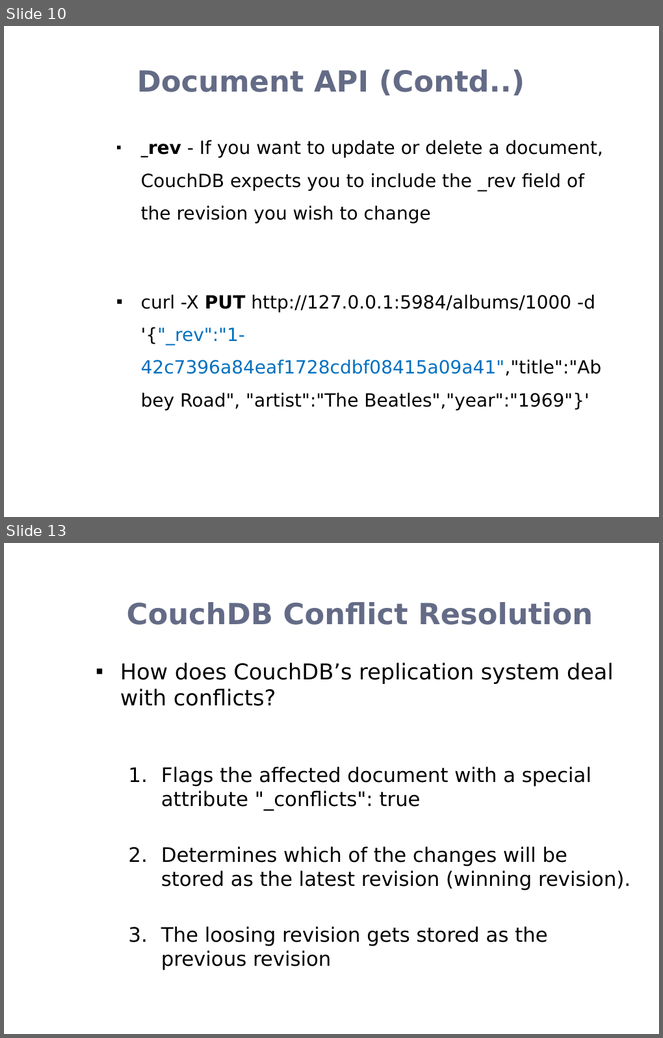
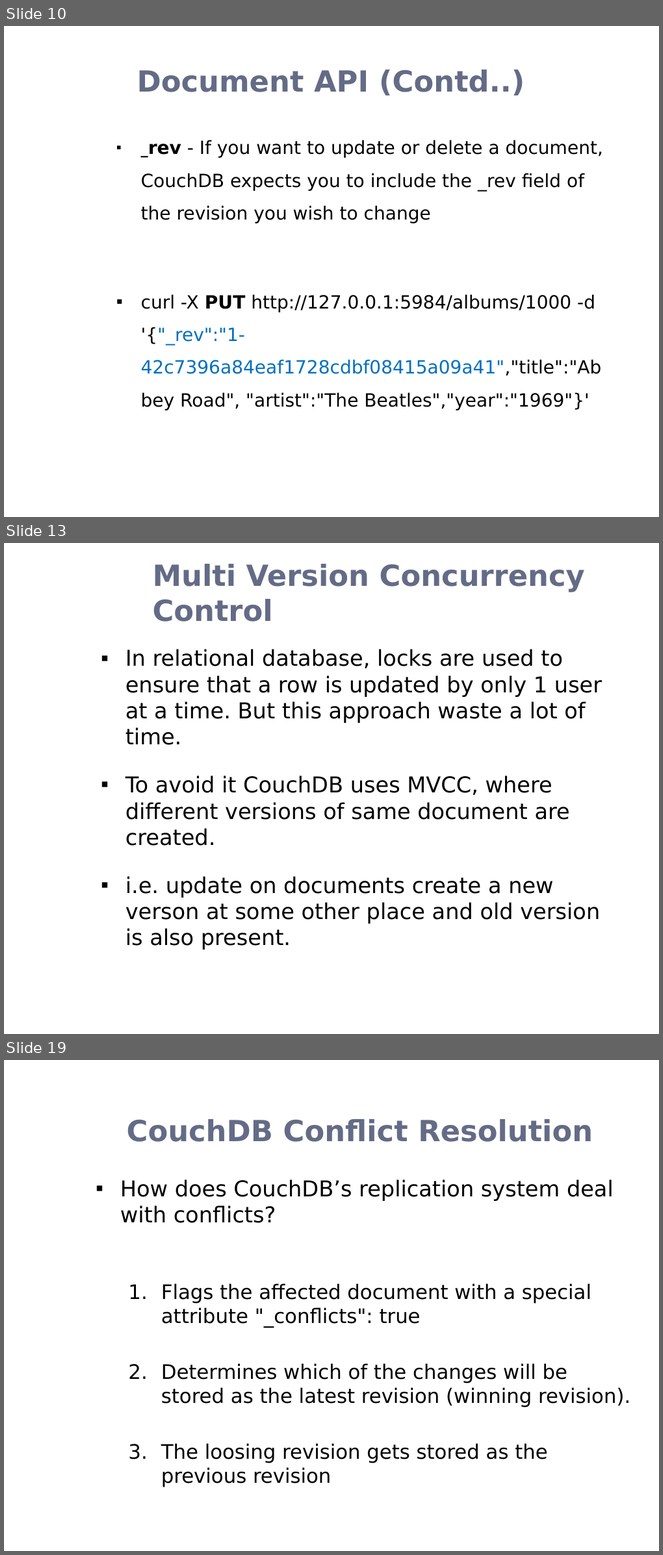
Before and after one commit to rohanz1993/Team_9_Heroku_Shopping_Cart_-_AWS_NoSQL_Service, a slide deck: Donita/CouchDB.pptx. Shown one above the other, each under a label of ours: slides 10 and 13 before the commit, slides 10, 13 and 19 after it; the slides between them are not shown. The pictures are 663x1038 and 663x1555 pixels, drawn with LibreOffice and Linux fonts; fonts in the diff are those of the drawing; background and template pictures are left out. Boxes give left, top, right and bottom in pixels: in the first picture for what was removed or moved away, otherwise in the second. Text is boxed around its words. In the diff, an @@ line names an element or a change of style, - is before the commit and + after.

```diff
--- a/Donita/CouchDB.pptx
+++ b/Donita/CouchDB.pptx
@@ slide 13 added at (4, 543, 659, 1034), background picture (left out) @@
@@ title added at (153, 564, 585, 622), 32 pt, text #646B86, bold @@
+Multi Version Concurrency Control
@@ text added at (126, 649, 602, 950), 24 pt, text #000000 @@
+▪ In relational database, locks are used to ensure that a row is updated by only 1 user at a time. But this approach waste a lot of time.
+▪ To avoid it CouchDB uses MVCC, where different versions of same document are created.
+▪ i.e. update on documents create a new verson at some other place and old version is also present.
@@ what was slide 13 is now slide 19 @@
```
Also in this commit, not shown: 1 slide changed, 6 other slides added, 1 slide removed, 1 other file.
